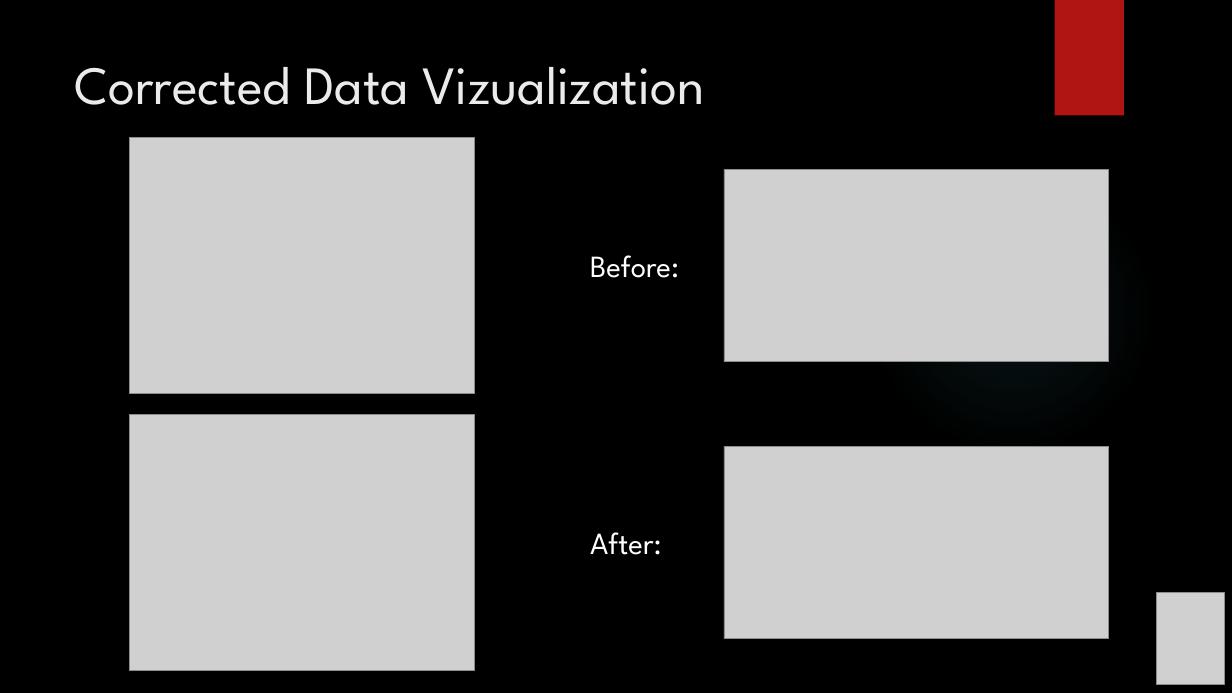
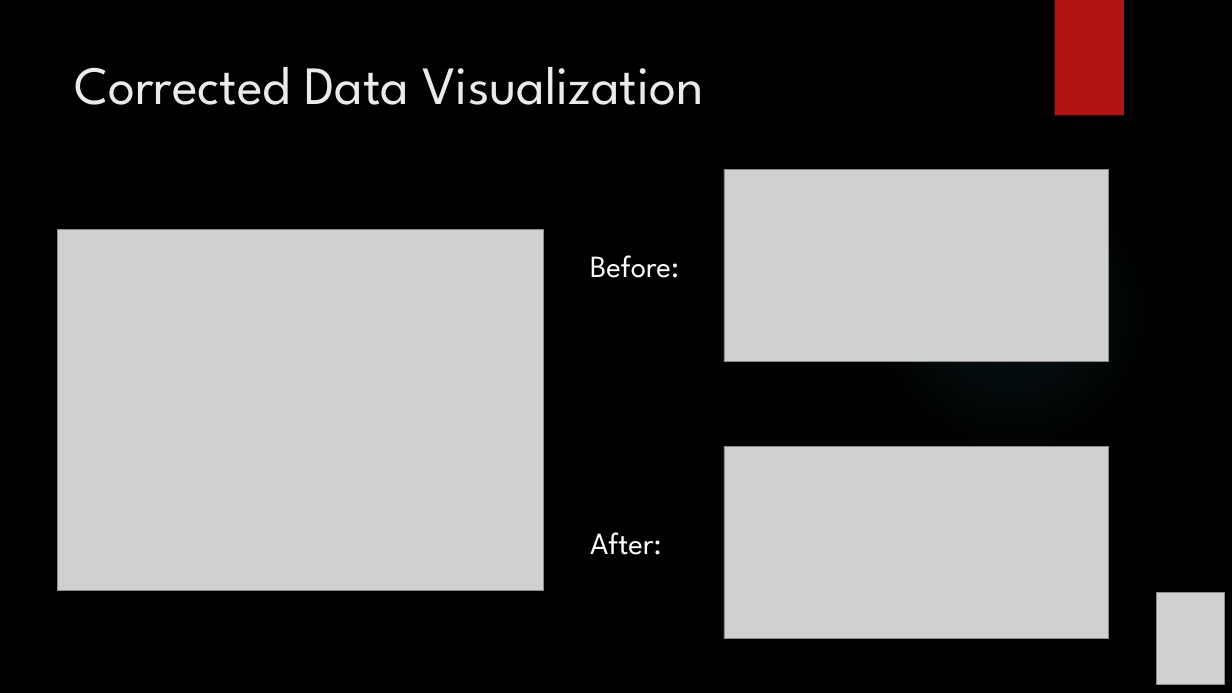
Before and after one commit to exoworlds/clio2016-2017, a slide deck: slide 8 of notes/symposium_presentation.pptx. Drawn at 1232x693 pixels with LibreOffice and Linux fonts; fonts in the diff are those of the drawing; grey boxes stand for pictures; background and template pictures are left out. Boxes give left, top, right and bottom in pixels: in the first picture for what was removed or moved away, otherwise in the second. Text is boxed around its words. In the diff, an @@ line names an element or a change of style, - is before the commit and + after.

```diff
--- a/notes/symposium_presentation.pptx
+++ b/notes/symposium_presentation.pptx
@@ title at <box>75,67,704,105</box>: text changed @@
-Corrected Data Vizualization
+Corrected Data Visualization
@@ picture removed at <box>130,138,475,394</box> @@
@@ picture: place and size @@
-picture at <box>130,414,475,670</box>
+picture at <box>57,230,543,592</box>
```
Also in this commit, not shown: 5 other slides changed, 1 other file.
